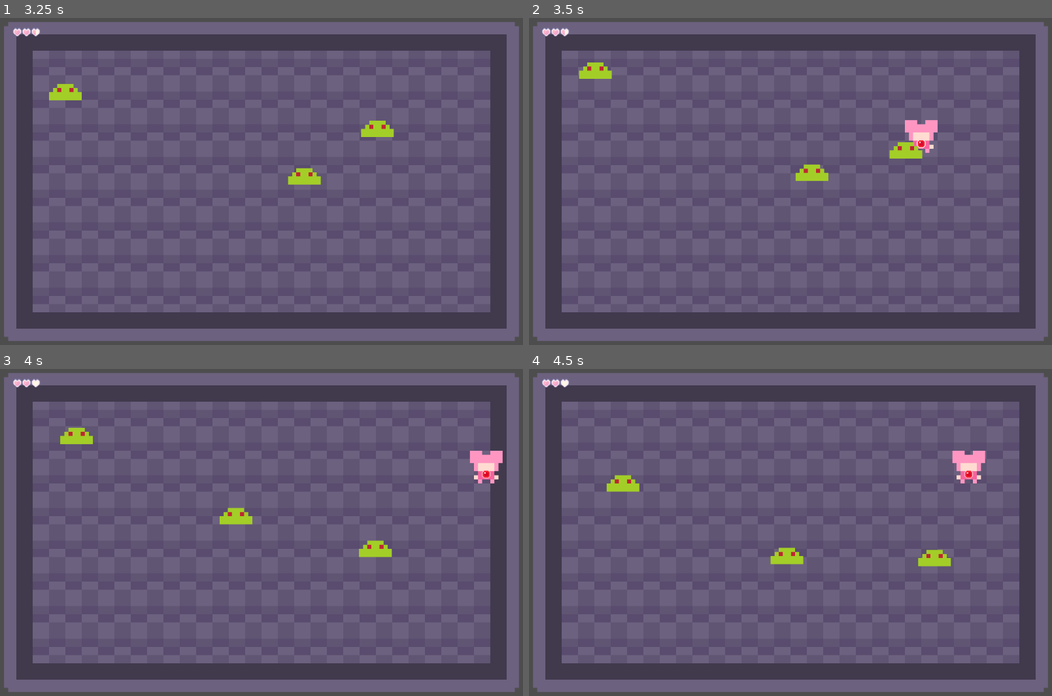
Above: before the commit, frames 1-4 (two rows, left to right).
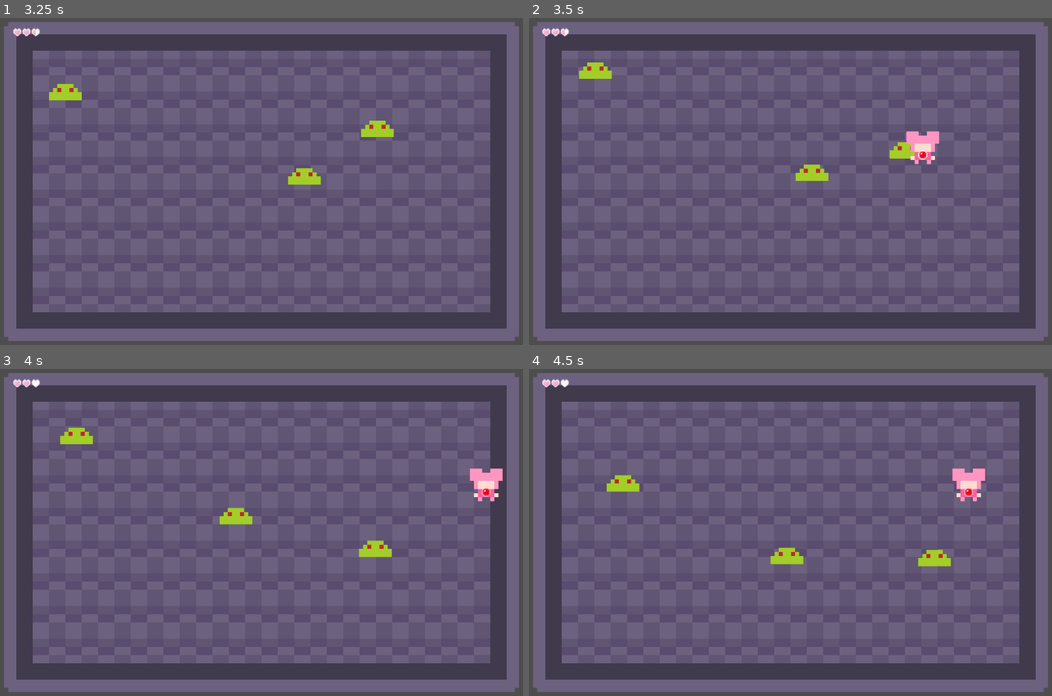
Above: after the commit, the same moments.

Repository: MagicalMegaDev/Magical-Persona-Repo
Game: Godot game, scene res://Assets/Scenes/main.tscn
The game is run twice, just before and just after one commit, with the same random seed, the same clock (stepped at 60 frames per second) and the same inputs.
Inputs:
- Up to frame 1 (3.25 s): tap Enter at 0.5 s; hold D (move_right) 0.53-2.03 s; tap Space (speed) every 0.75 s from 0.6 to 2.85 s; tap W (move_up) at 0.77, 1.52, 3.02 s; hold A (move_left) 2.03-2.78 s; hold D (move_right) from 2.78 s (still down)
- Up to frame 2 (3.5 s): keep holding D (move_right)
- Up to frame 3 (4 s): keep holding D (move_right); tap Space (speed) at 3.6 s; tap W (move_up) at 3.77 s
- Up to frame 4 (4.5 s): release D (move_right) at 4.28 s; hold A (move_left) from 4.28 s (still down); tap Space (speed) at 4.35 s

Frame 1 is identical in both runs. In frame 2, 0.6% of the frame differs, in the area x 71-79%, y 31-45%; in frame 3, 0.8%, in the area x 89-97%, y 25-41%; in frame 4, 0.8%.

Commit message:
Good enough knockback
Figure out why only once.

Diff:
--- a/Assets/Resources/AttackStats/Placeholder/SlimeContact.tres
+++ b/Assets/Resources/AttackStats/Placeholder/SlimeContact.tres
@@ -6,5 +6,5 @@
 script = ExtResource("1_e0ttc")
 damage = 1
 knockback = true
-force = 100
+force = 50
 metadata/_custom_type_script = "uid://bbigxh0wxl8cw"
--- a/Assets/Resources/EnemyStats/Placeholder/TestingSlime.tres
+++ b/Assets/Resources/EnemyStats/Placeholder/TestingSlime.tres
@@ -8,6 +8,5 @@
 base_max_speed = 0.0
 base_acceleration = 50.0
 base_friction = 50.0
-weight = 50.0
-damage = 1
+weight = 75.0
 metadata/_custom_type_script = "uid://crvv5pv2spbfx"
--- a/Assets/Resources/ProjectileStats/PlayerBullet.tres
+++ b/Assets/Resources/ProjectileStats/PlayerBullet.tres
@@ -8,5 +8,5 @@
 spectral = false
 damage = 1
 knockback = true
-force = 100
+force = 50
 metadata/_custom_type_script = "uid://bo0dverkonuys"
--- a/Assets/Scripts/Components/Controllers/KnockbackController.gd
+++ b/Assets/Scripts/Components/Controllers/KnockbackController.gd
@@ -21,6 +21,7 @@
 func _process(delta):
 	if(queue_knockback and !i_frames):
 		can_knockback = true
+		queue_knockback = false
 
 func _receive_stats(stats:CharacterStats):
 	weight = stats.weight
--- a/Assets/Scripts/Components/MovementHandler.gd
+++ b/Assets/Scripts/Components/MovementHandler.gd
@@ -43,6 +43,7 @@
 var last_input_direction := Vector2.ZERO
 var speed = 0.0
 var knockback_velocity := Vector2.ZERO
+var knockback_friction := GameManager.BASE_KNOCKBACK_STRENGTH/3
 var can_move:bool = true
 
 var myCharacter:BaseCharacter
@@ -73,9 +74,8 @@
 	momentum = calculate_speed(delta)
 	momentum += knockback_velocity
 	if(knockback_velocity.length() > 0):
-		var friction = GameManager.add_mods(base_friction, friction_mods)
 		print(knockback_velocity)
-		knockback_velocity = knockback_velocity.move_toward(Vector2.ZERO, friction * delta)
+		knockback_velocity = knockback_velocity.move_toward(Vector2.ZERO, knockback_friction)
 		if(knockback_velocity.length() < 0.5):
 			knockback_finished.emit()
 	if(can_move):
--- a/Assets/Scripts/Components/Projectiles/BaseBullet.gd
+++ b/Assets/Scripts/Components/Projectiles/BaseBullet.gd
@@ -24,10 +24,9 @@
 var status_effects = {} #Dictionary of potential status effects to inflict
 
 func _ready():
-	updated_stats = base_stats.duplicate()
 	assert(base_stats, "%s has no stats attached!" % name)
 	assert(movement_behavior, "%s has no movement behavior attached!" % name)
-	updated_stats = base_stats
+	updated_stats = base_stats.duplicate()
 	updated_stats.damage = GameManager.add_mods(base_stats.damage, damage_mods)
 	updated_stats.speed = GameManager.add_mods(base_stats.speed, speed_mods)
 	movement_behavior = movement_behavior.duplicate()
